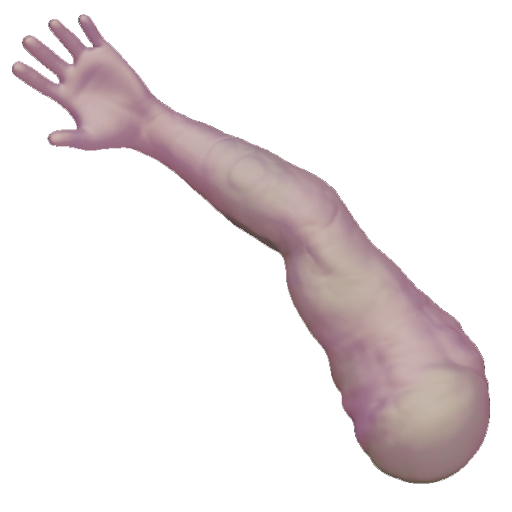
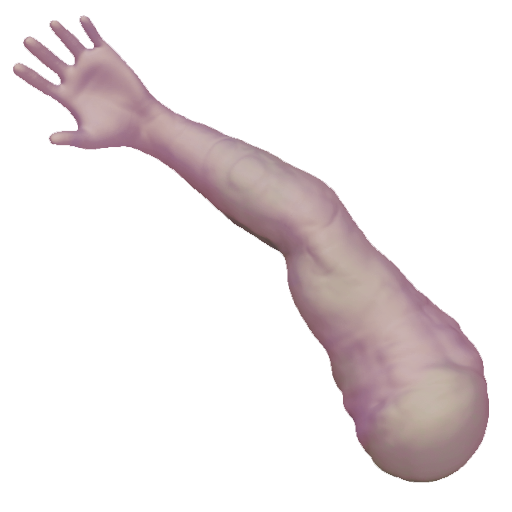
Layers edited between the first and the second 512x512 image:
pixels changed over [12, 14, 491, 484] (layer not identified)
